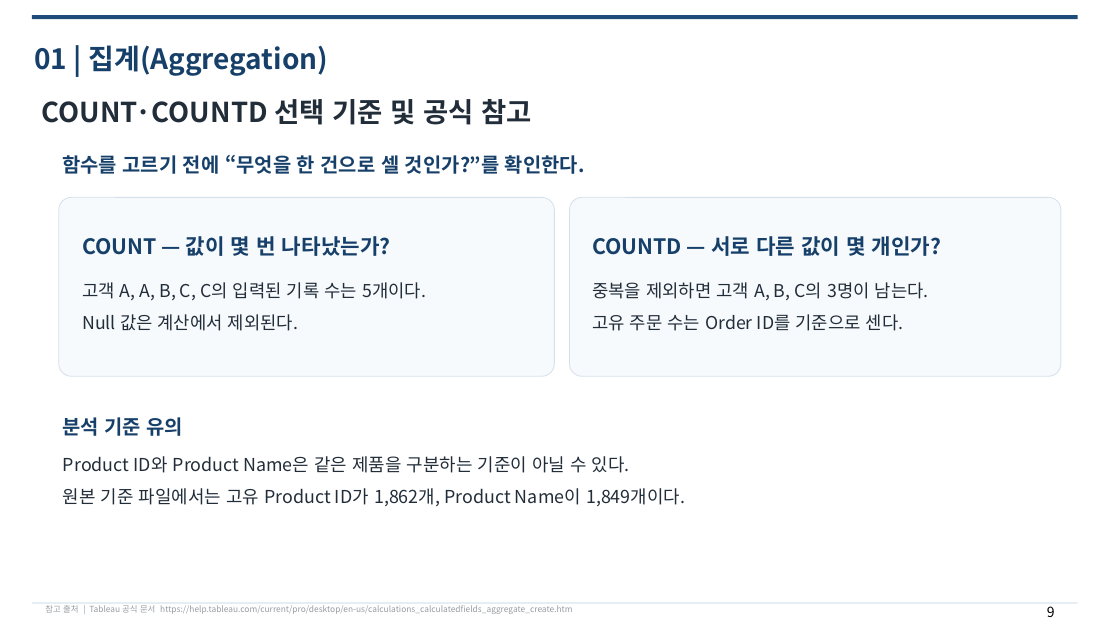
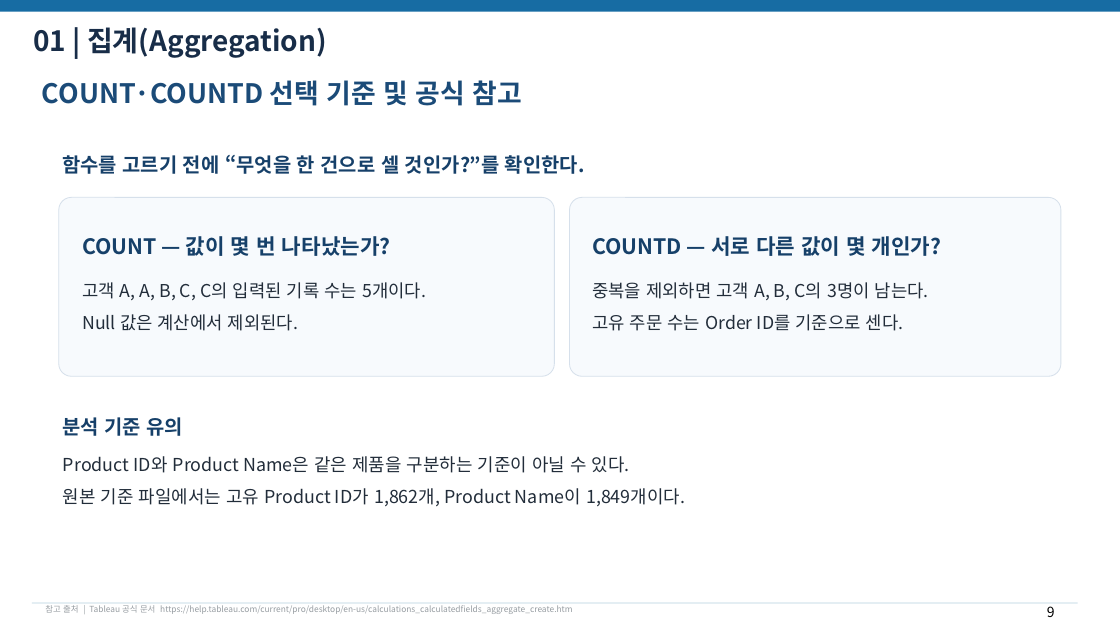
Before and after one commit to yangyuzz/HD_prepare, a slide deck: slide 9 of 양유진 교안/태블로 BI/03-1.계산된 필드.pptx. Drawn at 1120x630 pixels with LibreOffice and Linux fonts; fonts in the diff are those of the drawing. Boxes give left, top, right and bottom in pixels: in the first picture for what was removed or moved away, otherwise in the second. Text is boxed around its words. In the diff, an @@ line names an element or a change of style, - is before the commit and + after.

```diff
--- a/양유진 교안/태블로 BI/03-1.계산된 필드.pptx
+++ b/양유진 교안/태블로 BI/03-1.계산된 필드.pptx
@@ rectangle resized from (x1=32, y1=15, x2=1078, y2=19) to (x1=0, y1=0, x2=1120, y2=12) @@
@@ rectangle at (x1=0, y1=0, x2=1120, y2=12): fill #1E4B79 to #176CA3 @@
@@ text "01 | 집계(Aggregation)" at (x1=33, y1=27, x2=327, y2=58): text colour #164069 to #182D48; line spacing 1.5 to 1 @@
@@ text "COUNT·COUNTD 선택 기준 및 공식 ..." at (x1=42, y1=80, x2=522, y2=106): size 23.5 to 23 pt, text colour #222D3A to #1B4B78; line spacing 1.5 to 1 @@
```
Also in this commit, not shown: 58 other slides changed, 13 other files.
